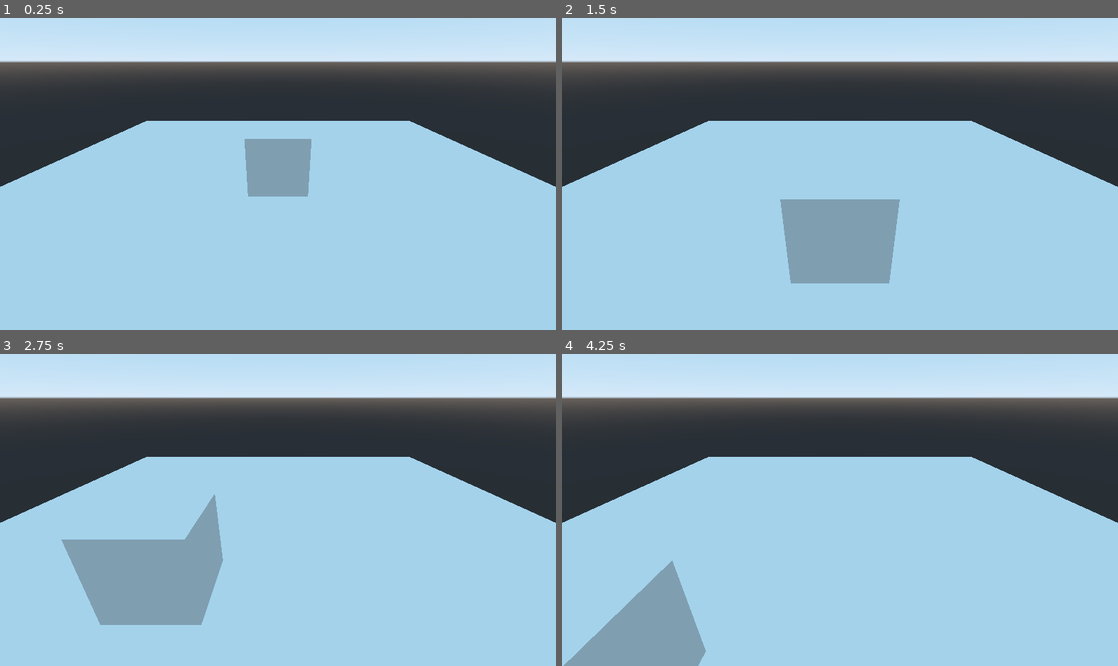
Above: before the commit, frames 1-4 (two rows, left to right).
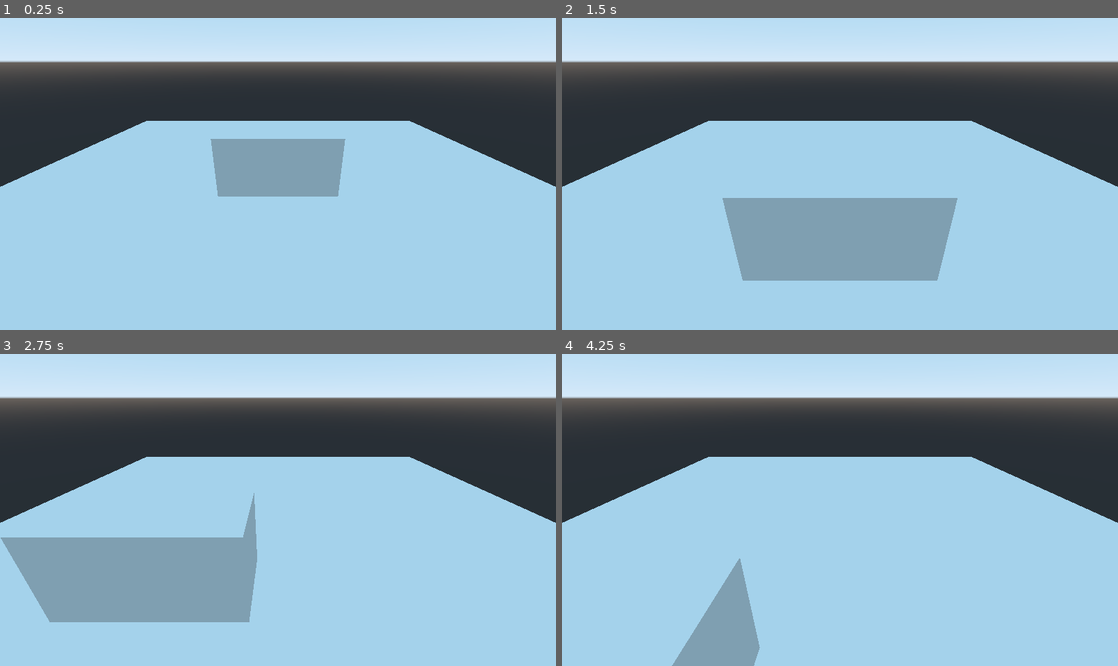
Above: after the commit, the same moments.

Repository: MartinPlusPlus/MnJ-Game
Game: Godot game, scene res://Level0.tscn
Same seed, same stepped clock (60 frames per second), same inputs: the game is played once before the commit and once after it. The project has no main scene, so this scene is started directly.
Inputs:
- Up to frame 1 (0.25 s): no input
- Up to frame 2 (1.5 s): tap Enter at 0.5 s; hold S (move_bwd) 0.53-1.28 s; tap W (move_fw) at 1.35 s
- Up to frame 3 (2.75 s): hold A (move_l) from 2.03 s (still down)
- Up to frame 4 (4.25 s): release A (move_l) at 2.78 s; tap D (move_r) at 2.85 s; hold S (move_bwd) from 3.53 s (still down)

The runs differ from the first frame. In frame 1, 2.1% of the frame differs, in the area x 37-63%, y 38-58%; in frame 2, 5.3%; in frame 3, 5.5%; in frame 4, 6.5%, in the area x 0-36%, y 65-100%.

Commit message:
added long player

Diff:
--- a/Player.tscn
+++ b/Player.tscn
@@ -3,6 +3,7 @@
 [sub_resource type="BoxShape" id=1]
 
 [node name="Spatial" type="KinematicBody"]
+transform = Transform( 2, 0, 0, 0, 1, 0, 0, 0, 1, 0, 0, 0 )
 
 [node name="CollisionShape" type="CollisionShape" parent="."]
 transform = Transform( 1, 0, 0, 0, 1, 0, 0, 0, 1, 0, 1, 0 )
